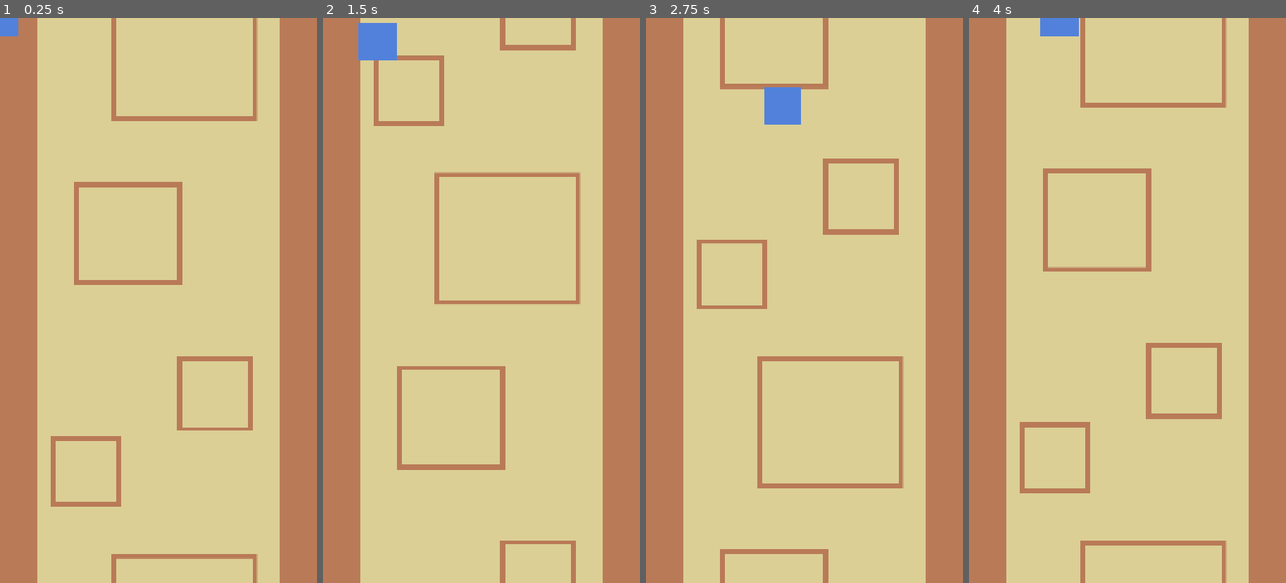
Above: before the commit, frames 1-4 (left to right).
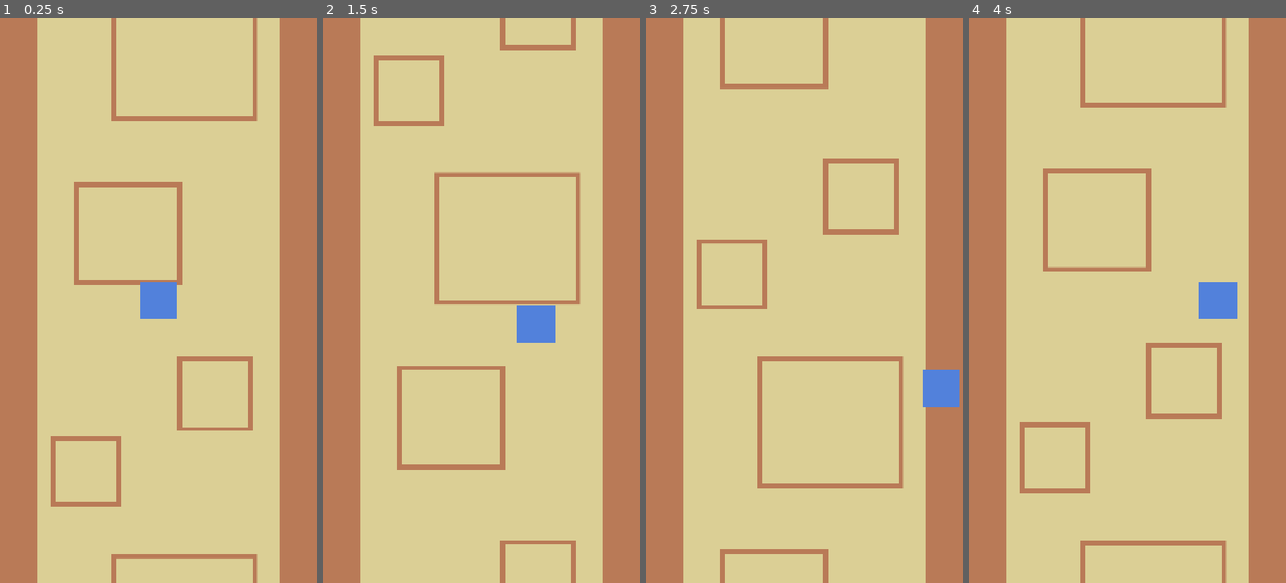
Above: after the commit, the same moments.

Repository: cormacoshaughnessey-maker/PanthersArcade
Game: Godot game, scene res://Scenes/game.tscn
Same seed, same stepped clock (60 frames per second), same inputs: the game is played once before the commit and once after it.
Inputs:
- Up to frame 1 (0.25 s): no input
- Up to frame 2 (1.5 s): hold Right (right) 0.53-1.28 s; hold Space (rewind) 0.53-1.28 s; hold Down (down) from 1.28 s (still down); tap Space (rewind) at 1.35 s
- Up to frame 3 (2.75 s): release Down (down) at 2.03 s; hold Right (right) from 2.03 s (still down); hold Space (rewind) from 2.03 s (still down)
- Up to frame 4 (4 s): release Right (right) at 2.78 s; release Space (rewind) at 2.78 s; hold Up (up) 2.78-3.53 s; tap Space (rewind) at 2.85 s; hold Left (left) from 3.53 s (still down); hold Space (rewind) from 3.53 s (still down)

The runs differ from the first frame. In frame 1, 0.9% of the frame differs, in the area x 0-56%, y 0-54%; in frame 2, 1.6%, in the area x 11-74%, y 0-58%; in frame 3, 1.5%; in frame 4, 1.2%.

Commit message:
Move Player
Moved the player's starting position to the center of the screen, and changed its motion mode to "floating" instead of "grounded".

Diff:
--- a/panthers-arcade-game/Scenes/game.tscn
+++ b/panthers-arcade-game/Scenes/game.tscn
@@ -12,6 +12,8 @@
 
 [node name="Player" parent="." unique_id=103552615 instance=ExtResource("2_qxrlw")]
 z_index = 1
+position = Vector2(540, 960)
+motion_mode = 1
 
 [node name="PlayerAttacks" type="Node" parent="." unique_id=1452552307]
 
